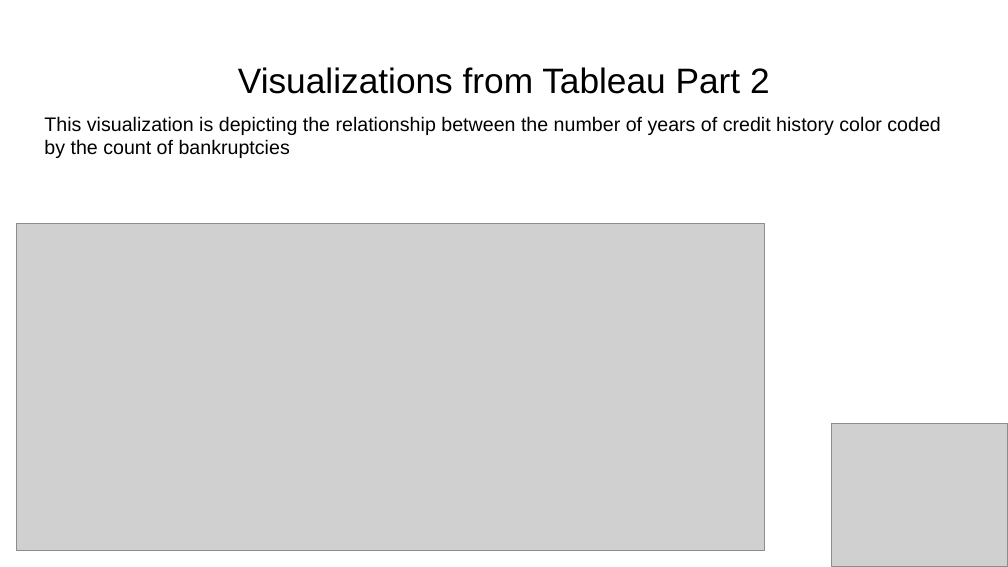
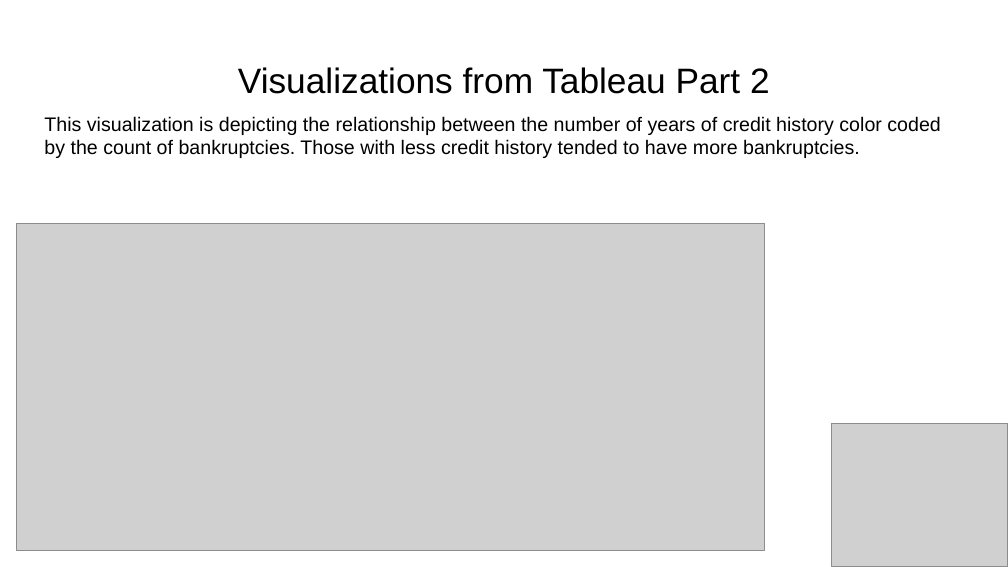
Before and after one commit to CJO100293/Project-4, a slide deck: slide 12 of Presentation/Probability of Loan Defaults - Presentation.pptx. Drawn at 1008x567 pixels with LibreOffice and Linux fonts; fonts in the diff are those of the drawing; grey boxes stand for pictures. Boxes give left, top, right and bottom in pixels: in the first picture for what was removed or moved away, otherwise in the second. Text is boxed around its words. In the diff, an @@ line names an element or a change of style, - is before the commit and + after.

```diff
--- a/Presentation/Probability of Loan Defaults - Presentation.pptx
+++ b/Presentation/Probability of Loan Defaults - Presentation.pptx
@@ text at [44,116,940,158]: text changed @@
-This visualization is depicting the relationship between the number of years of credit history color coded by the count of bankruptcies
+This visualization is depicting the relationship between the number of years of credit history color coded by the count of bankruptcies. Those with less credit history tended to have more bankruptcies.
```
Also in this commit, not shown: 2 other slides changed.
